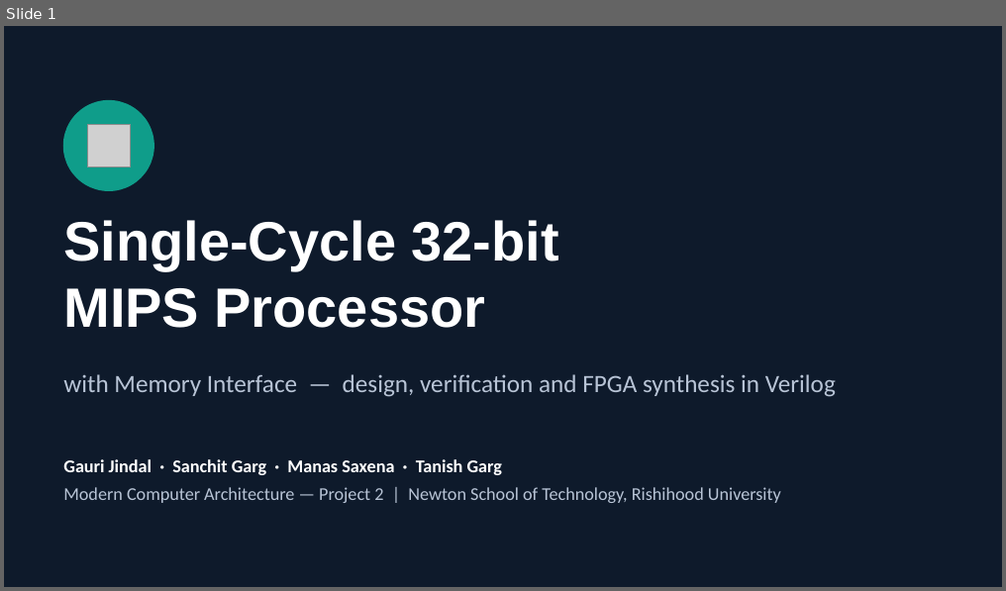
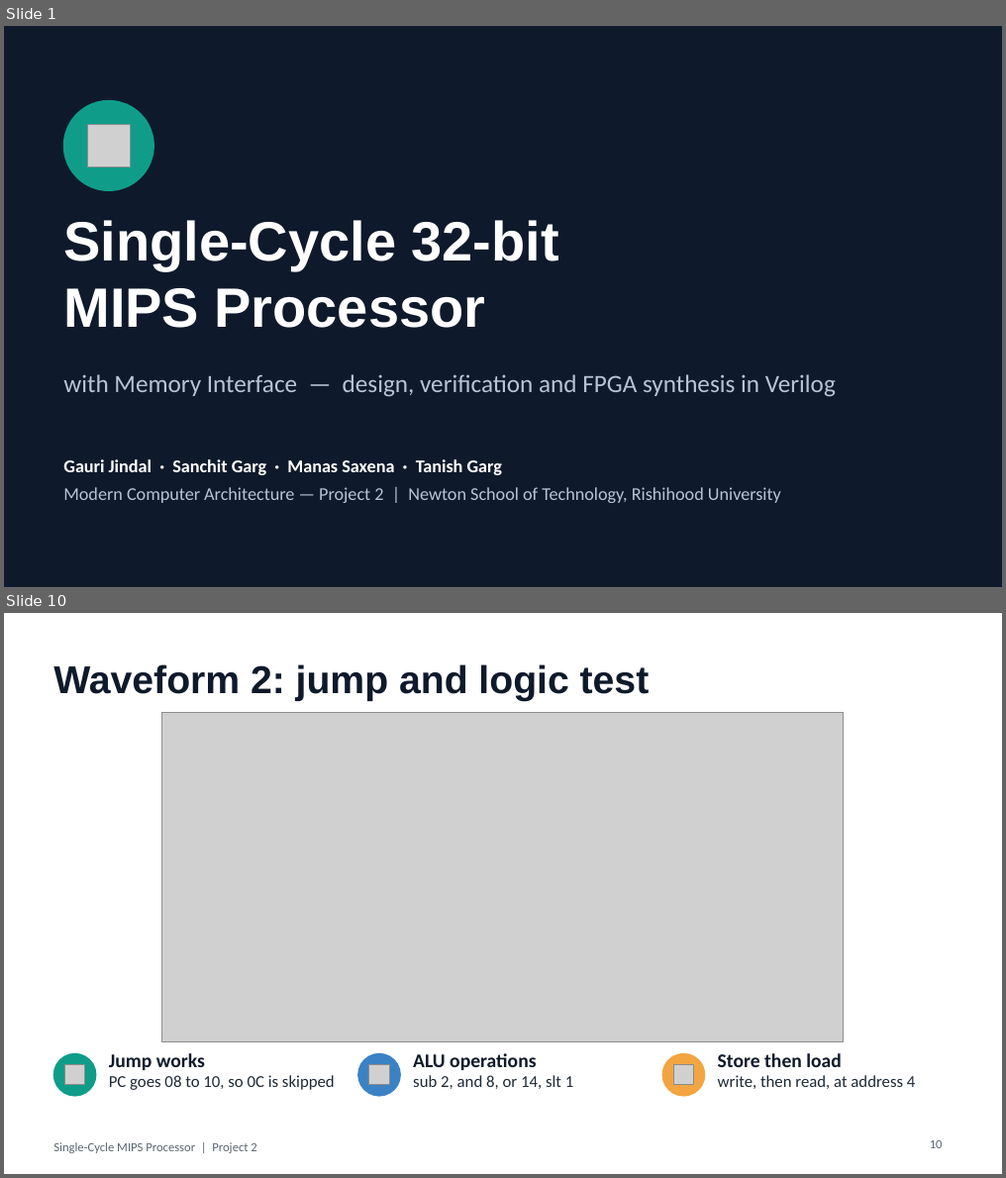
Before and after one commit to Jgauri24/mca_project, a slide deck: presentation/MIPS_Single_Cycle_Presentation.pptx. Shown one above the other, each under a label of ours: slide 1 before the commit, slides 1 and 10 after it; the slides between them are not shown. The pictures are 1006x591 and 1006x1178 pixels, drawn with LibreOffice and Linux fonts; fonts in the diff are those of the drawing; grey boxes stand for pictures. Boxes give left, top, right and bottom in pixels: in the first picture for what was removed or moved away, otherwise in the second. Text is boxed around its words. In the diff, an @@ line names an element or a change of style, - is before the commit and + after.

Commit message:
docs(presentation): expand deck to 14 slides
Adds control-signal table, bit layouts, testing-flow slide, second
waveform, problems/limits slide, repository link and updated roles.

```diff
--- a/presentation/MIPS_Single_Cycle_Presentation.pptx
+++ b/presentation/MIPS_Single_Cycle_Presentation.pptx
@@ slide 10 added at (4, 613, 1002, 1174), background #FFFFFF @@
@@ title added at (54, 664, 649, 701), 28 pt, text #0E1A2B, bold @@
+Waveform 2: jump and logic test
@@ picture added at (161, 713, 844, 1042) @@
@@ ellipse added at (54, 1055, 96, 1096), fill #0F9D8A, outline #0F9D8A 1 pt @@
@@ text added at (109, 1054, 335, 1090), 12 pt, text #1F2A37 @@
+Jump works
+PC goes 08 to 10, so 0C is skipped
@@ ellipse added at (358, 1055, 400, 1096), fill #3B82C4, outline #3B82C4 1 pt @@
@@ text added at (413, 1054, 573, 1089), 12 pt, text #1F2A37 @@
+ALU operations
+sub 2, and 8, or 14, slt 1
@@ ellipse added at (662, 1055, 705, 1096), fill #F2A541, outline #F2A541 1 pt @@
@@ text added at (718, 1054, 915, 1089), 12 pt, text #1F2A37 @@
+Store then load
+write, then read, at address 4
@@ picture added at (64, 1065, 85, 1085) @@
@@ picture added at (369, 1065, 389, 1085) @@
@@ picture added at (673, 1065, 694, 1085) @@
@@ text added at (54, 1143, 256, 1154), 9 pt, text #5B6675 @@
+Single-Cycle MIPS Processor | Project 2
@@ page number added at (930, 1141, 943, 1149), 9 pt, text #5B6675 @@
+10
```
Also in this commit, not shown: 9 slides changed, 3 other slides added.
